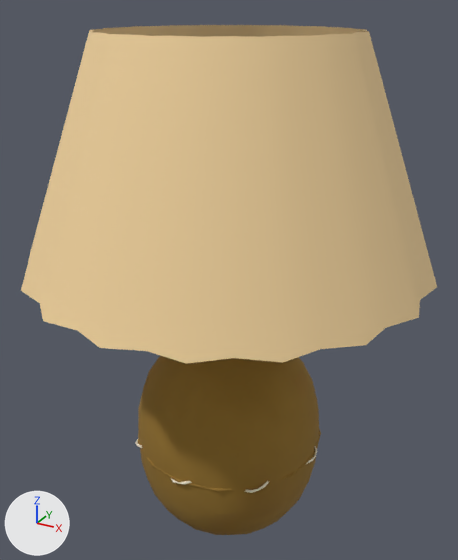
Renders of the glTF model game/props/furniture/table_lamp.glb from each side of a commit.
One viewpoint serves both versions: a camera (50 mm lens) standing at (0.45, -0.818, 0.875) and looking at (-0.008, 0.015, 0.459). The lights are fixed; the arrows at lower left show +X, +Y and +Z. The older version comes first. Where no turn or scale is listed for an object, it has been applied to the vertices. Vertices at exactly the same position are counted once.

Objects in the first picture: 'table_lamp_felt_mustard', 'table_lamp_paper', 'table_lamp_thread'.
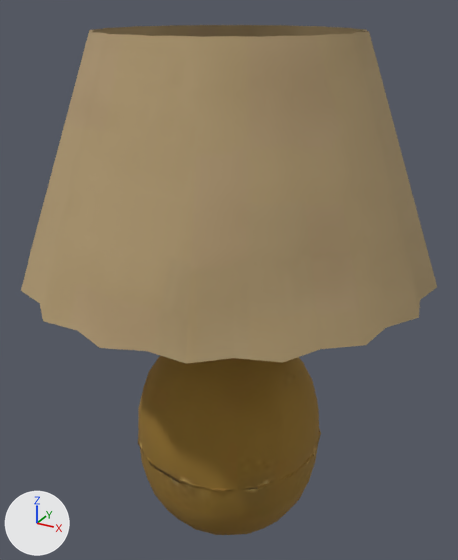
What differs and where, as boxes (x1, y1, x2, y2) in the pictures (458 x 560 px):
'table_lamp_paper', recoloured, surface changed (beige to brown)
    both: (21, 25, 437, 364)
'table_lamp_thread', deleted
    before: (135, 439, 317, 493)
part 1 of me_table_lamp_felt_mustard, surface changed
    both: (138, 356, 318, 496)

Patch to the scene script:
```diff
--- a/game/props/furniture/table_lamp.glb.py
+++ b/game/props/furniture/table_lamp.glb.py
@@ img_prop_table_lamp_paper_normal @@
+img_prop_table_lamp_paper_normal = load_image('prop_table_lamp_paper_normal', '_unpacked/prop_table_lamp_paper_normal', 128, 128, 'Non-Color')
@@ img_prop_table_lamp_paper_diffuse @@
+img_prop_table_lamp_paper_diffuse = load_image('prop_table_lamp_paper_diffuse', '_unpacked/prop_table_lamp_paper_diffuse', 128, 128, 'sRGB')
@@ img_prop_table_lamp_felt_diffuse @@
+img_prop_table_lamp_felt_diffuse = load_image('prop_table_lamp_felt_diffuse', '_unpacked/prop_table_lamp_felt_diffuse', 128, 128, 'sRGB')
@@ img_prop_table_lamp_felt_normal @@
+img_prop_table_lamp_felt_normal = load_image('prop_table_lamp_felt_normal', '_unpacked/prop_table_lamp_felt_normal', 128, 128, 'Non-Color')
@@ mat_paper_014 @@
+mat_paper_014 = bpy.data.materials.new('paper.014')
+# uses the picture img_prop_table_lamp_paper_diffuse
+# uses the picture img_prop_table_lamp_paper_normal
@@ mat_felt_015 @@
+mat_felt_015 = bpy.data.materials.new('felt.015')
+# uses the picture img_prop_table_lamp_felt_diffuse
+# uses the picture img_prop_table_lamp_felt_normal
@@ me_table_lamp_felt_mustard @@
 me_table_lamp_felt_mustard.from_pydata(...)  # 352 vertices, 688 faces; spans x -0.163..0.163, y -0.163..0.163, z 0.0..0.36
 # used by ob_table_lamp_felt_mustard; location = (0.0, 0.0, 0.0)
-me_table_lamp_felt_mustard.materials.append(mat_felt_mustard_016)
+# me_table_lamp_felt_mustard part 1: texture (UV) coordinates of 688 of 688 faces, centred in x -0.158..0.158, y -0.158..0.158, z 0.003..0.357, changed; they spanned u 0.01..0.94, v 0.01..0.99 and now span u 0.01..0.99, v 0.01..0.97
+me_table_lamp_felt_mustard.materials.append(mat_felt_015)
@@ me_table_lamp_paper @@
 me_table_lamp_paper.from_pydata(...)  # 72 vertices, 72 faces; spans x -0.311..0.311, y -0.316..0.316, z 0.5..0.84
 # used by ob_table_lamp_paper; location = (0.0, 0.0, 0.0)
-me_table_lamp_paper.materials.append(mat_paper_007)  # beige #f5d6a0
+# me_table_lamp_paper part 2: texture (UV) coordinates of 72 of 72 faces, centred in x -0.266..0.266, y -0.267..0.267, z 0.613..0.727, changed; they spanned u 0.0..0.0, v 0.0..0.0 and now span u 0.01..0.99, v 0.01..0.75
+me_table_lamp_paper.materials.append(mat_paper_014)
@@ ob_table_lamp_thread @@
-ob_table_lamp_thread = bpy.data.objects.new('table_lamp_thread', me_table_lamp_thread)
-ob_table_lamp_thread.location = (0.0, 0.0, 0.0)
```
